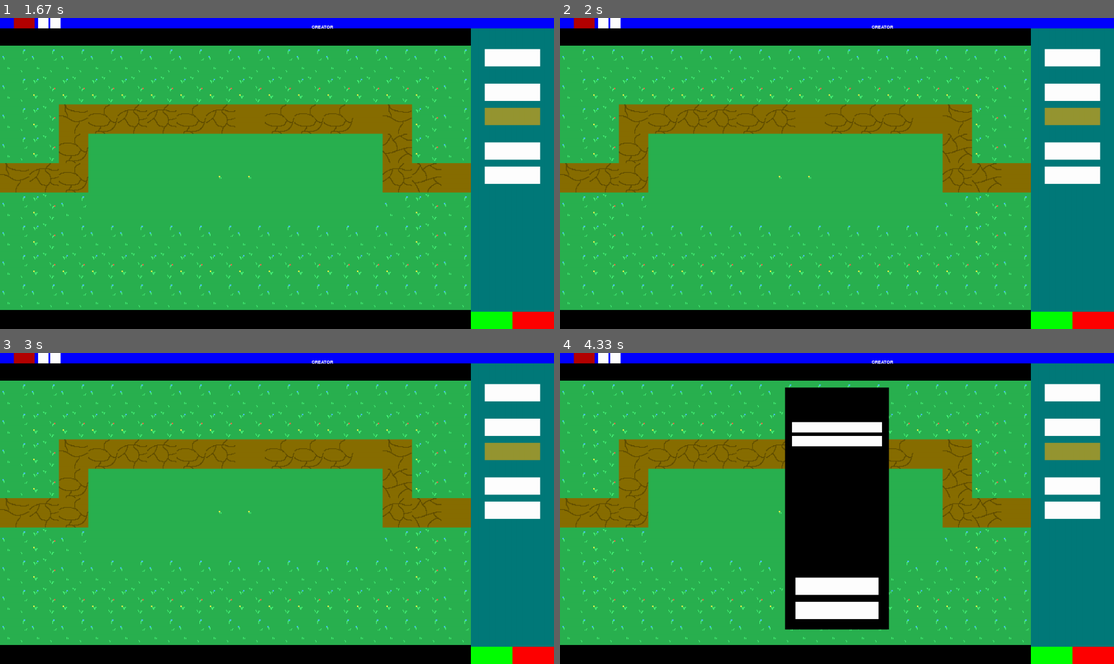
Above: before the commit, frames 1-4 (two rows, left to right).
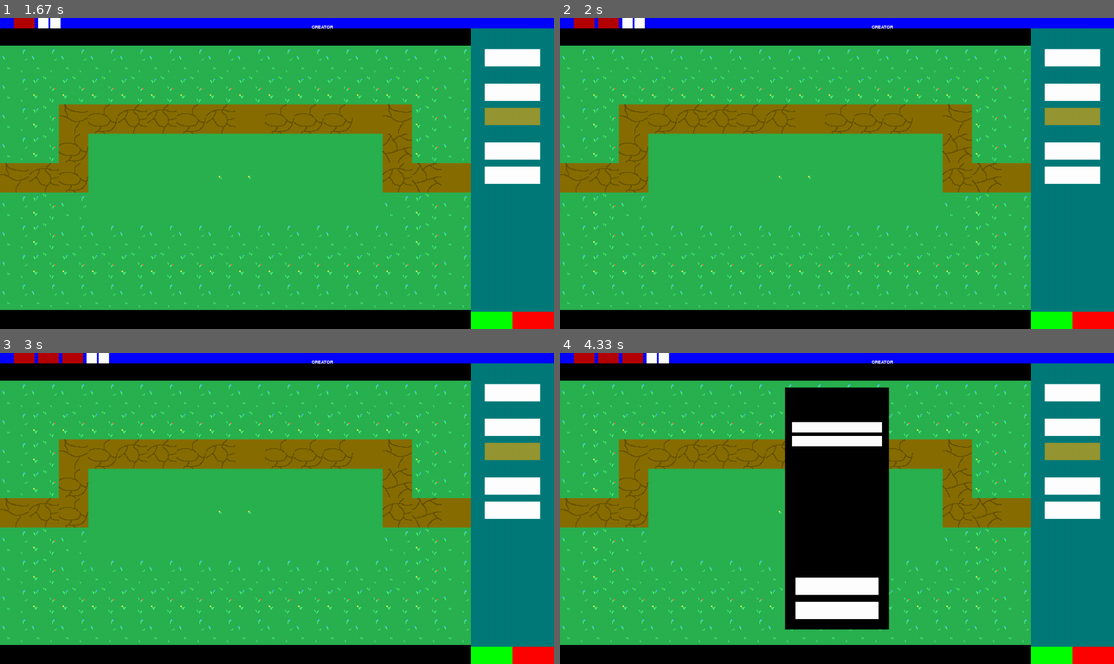
Above: after the commit, the same moments.

Repository: Markuss2b/td
Game: pygame game, started from main.py
Two runs of this game, one before a commit and one after it. Both use one fixed random seed, a clock stepped at 60 frames per second and the inputs below.
Inputs (mouse positions are in pixels of both pictures, inside the frame that each line leads up to):
- Up to frame 1 (1.67 s): click (33, 95) at 0.38 s; click (509, 58) at 0.72 s; click (277, 92) at 1.05 s; click (481, 282) at 1.38 s
- Up to frame 2 (2 s): click (604, 24) at 1.72 s
- Up to frame 3 (3 s): click (509, 393) at 2.05 s; click (487, 626) at 2.38 s; click (66, 359) at 2.72 s
- Up to frame 4 (4.33 s): click (1069, 393) at 3.05 s; click (1069, 393) at 3.38 s; click (1069, 393) at 4.22 s

Frame 1 is identical in both runs. In frame 2, 0.3% of the frame differs, in the area x 6-16%, y 0-4%; in frame 3, 0.4%, in the area x 6-20%, y 0-4%; in frame 4, 0.4%.

Commit message:
Can add path and remove path, fixed some crashes

Diff:
--- a/model/map/map.py
+++ b/model/map/map.py
@@ -58,10 +58,12 @@
 
     def delete_path(self, path_name):
         try:
-            os.remove(f'all_maps/{self.name()}/paths/{path_name}')
+            if len([path for path in os.listdir(f'all_maps/{self.name}/paths/') if path == f'{path_name}.txt']) == 1:
+                os.remove(f'all_maps/{self.name()}/paths/{path_name}.txt')
+
             potential_path = next((path for path in self.paths if path.name == path_name), None)
             self.paths.remove(potential_path)
-        except:
+        except Exception:
             print("No path found")
 
 
--- a/model/map/path.py
+++ b/model/map/path.py
@@ -143,7 +143,8 @@
             for dict_key in sorted_dict_sequence:
                 self.sequence.append(sorted_dict_sequence.get(dict_key))
 
-            self.start_location = self.sequence[0]
+            if len(self.sequence) > 0:
+                self.start_location = self.sequence[0]
 
             # Otherwise the start and end will be at the same location
             if len(self.sequence) > 1:
--- a/td_map_creator.py
+++ b/td_map_creator.py
@@ -4,10 +4,8 @@
 from model.map.map import Map, Location
 from model.map.tile_type_enum import get_tile_types
 
-# Check img
-
 # FIXME: Clicking on X returns to menu (Should quit the program)
-
+# FIXME: Do i want map_menu to be centered around the screen or the map
 # Tile size 16 x 9
 class MapCreator:
 
@@ -50,6 +48,9 @@
         # List containing of all maps from all_maps folder
         self.all_maps = []
 
+        self.path_names = ["second_path", "third_path", "fourth_path"]
+
+        # Tiles are 85x85
         self.tile_size = 85
 
         self.td_map_creator_loop()
@@ -120,10 +121,11 @@
             pygame.draw.rect(self.screen, (255, 255, 255), see_tower_avail)
             pygame.draw.rect(self.screen, (255, 255, 255), see_sequence)
 
-
             # Stops Map Creator crashing when map is no selected
             if self.map_selected != None:
                 self.draw_tile_img()
+
+                self.handle_path_buttons(add_path_button, remove_path_button)
 
             # For now, have to manually add if i add any buttons
             self.handle_buttons(select_map, save_button, exit_button, see_tiles, see_tower_avail, see_sequence, tile_map, open_tile_menu_button)
@@ -219,6 +221,21 @@
                             self.interacting_with_tiles()
 
         self.click = False
+
+
+    def handle_path_buttons(self, add_path_button, remove_path_button):
+        # Max 4
+
+        if len(self.map_selected.get_all_paths()) < 4:
+            if add_path_button.collidepoint(self.mx, self.my):
+                if self.click:
+                    self.map_selected.add_path(self.path_names[len(self.map_selected.get_all_paths())-1])
+
+        # Min 1
+        if len(self.map_selected.get_all_paths()) > 1:
+            if remove_path_button.collidepoint(self.mx, self.my):
+                if self.click:
+                    self.map_selected.delete_path(self.map_selected.get_all_paths()[-1].get_path_name())
 
 
     def select_map_menu(self):
